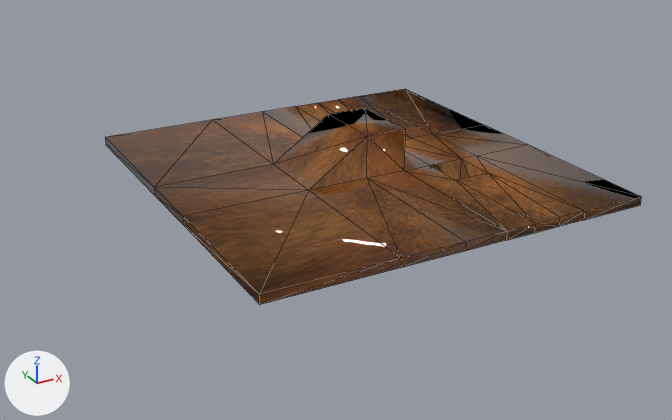
The FBX model BloodySacrificeモック/Data/Model/Field/Field.fbx, before and after one commit.
Both versions are drawn from a camera (50 mm lens) standing at (-1.461, -2.173, 0.955) and looking at (-0.3, -0.064, -0.1). The lights are fixed; the arrows at lower left show +X, +Y and +Z. Mesh edges are drawn as thin lines. Where no turn or scale is listed for an object, it has been applied to the vertices.

Names of what the first picture shows: 'imagetostl_mesh'.
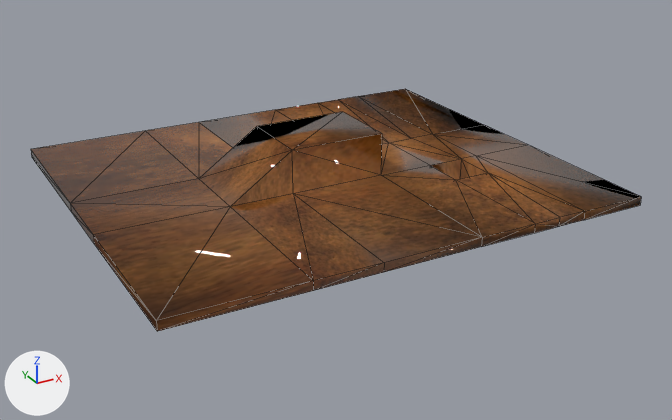
What differs and where, as boxes (x1, y1, x2, y2) in the pictures (672 x 420 px; the box of a moved part takes in the faces that stretch with it):
'imagetostl_mesh', reshaped (14% wider, 12% taller): before (105, 89, 641, 305); after (31, 89, 641, 331)
part 1 of me_imagetostl_mesh_003, moved or reshaped: before (105, 112, 466, 305); after (31, 122, 384, 331)
part 2 of me_imagetostl_mesh_003, moved or reshaped: before (263, 103, 535, 251); after (199, 103, 535, 272)

The change, as a list of edits to the scene's bpy script:
```text
Change me_imagetostl_mesh_003:
    where me_imagetostl_mesh_003.from_pydata(...)  # 62 vertices, 102 faces; spans x -0.766..0.337, y -0.575..0.575, z -0.126..0.123
    used by ob_imagetostl_mesh; location = (0.0, 0.0, 0.0)
    me_imagetostl_mesh_003 part 1: all 22 vertices in x -0.766..-0.231, y -0.575..0.575, z -0.025..0.123 are moved by (-0.227, 0.0, 0.0)
    me_imagetostl_mesh_003 part 2: all 8 vertices in x -0.108, y -0.575..0.575, z -0.025..0.123 are moved by (-0.076, 0.0, 0.0)
```
